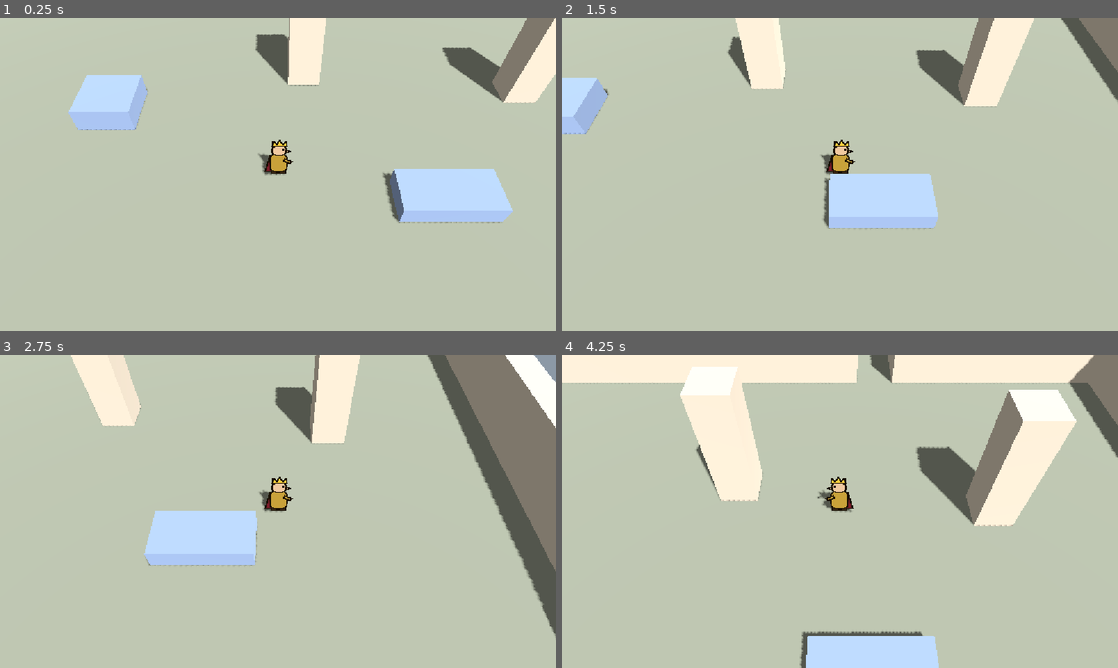
Above: before the commit, frames 1-4 (two rows, left to right).
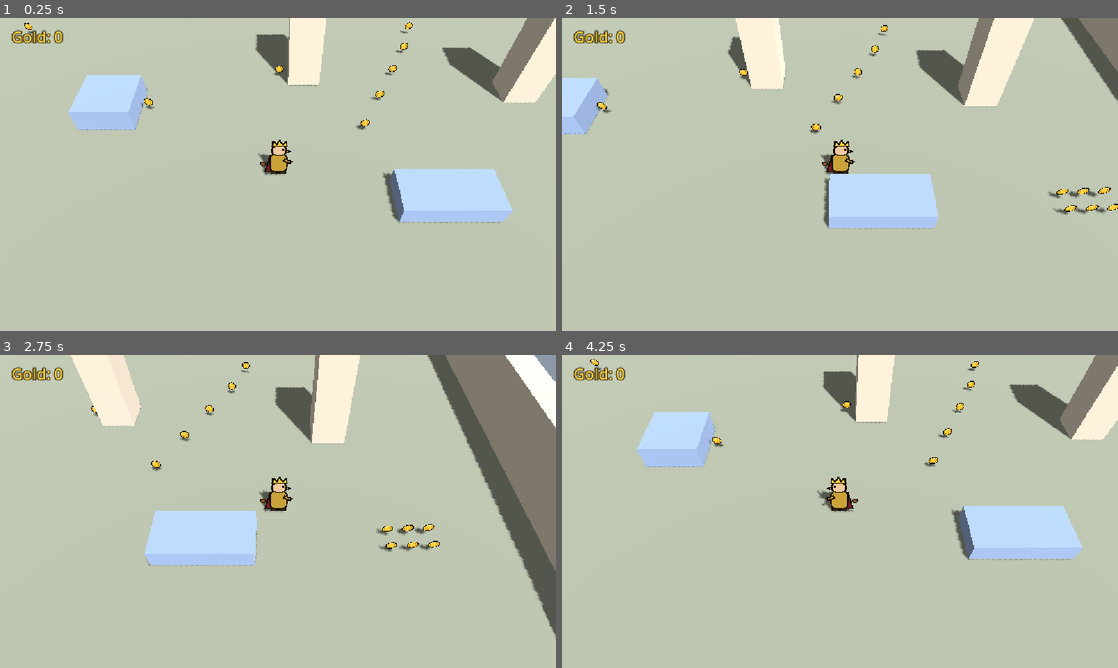
Above: after the commit, the same moments.

Repository: quonkelley/gold-king
Game: Godot game, scene res://game/prototypes/p002_gold_collection.tscn
Same seed, same stepped clock (60 frames per second), same inputs: the game is played once before the commit and once after it. Before the commit the project starts from res://game/prototypes/p001_movement_camera.tscn.
Inputs:
- Up to frame 1 (0.25 s): no input
- Up to frame 2 (1.5 s): hold D (move_right) 0.53-1.28 s; hold S (move_down) from 1.28 s (still down)
- Up to frame 3 (2.75 s): release S (move_down) at 2.03 s; hold D (move_right) from 2.03 s (still down)
- Up to frame 4 (4.25 s): release D (move_right) at 2.78 s; hold W (move_up) 2.78-3.53 s; hold A (move_left) from 3.53 s (still down); tap R (restart_test, bound only after the commit) at 4.15 s

The runs differ from the first frame. In frame 1, 0.6% of the frame differs, in the area x 2-75%, y 1-48%; in frame 2, 1.0%; in frame 3, 0.9%; in frame 4, 29%, in the area x 0-100%, y 0-100%.

Commit message:
feat: add P002 gold collection prototype
Inherited P002 scene on top of the unchanged P001 gray box:
- 20 hand-placed +1 gold pickups (0.3 m proximity trigger, collect once,
  bobbing coin art with stationary trigger, pop + sparkle).
- Scene-local gold total driving a HUD label and a provisional 3-stage
  pouch (6 / 14 thresholds) attached on the King's trailing side, no shadow.
- Shared pickup chime with max 3 overlapping voices and slight pitch variation.
- restart_test action (R / gamepad Back) reloads the scene.
- Main scene switched to P002; P001 scene remains runnable directly.

Diff:
--- /dev/null
+++ b/game/gold/gold_coin.svg
@@ -0,0 +1,6 @@
+<svg xmlns="http://www.w3.org/2000/svg" width="24" height="24" viewBox="0 0 24 24">
+  <!-- Temporary P002 placeholder gold pickup. Bold outline for contrast against the gray box. Not art direction. -->
+  <circle cx="12" cy="12" r="10" fill="#ffd23f" stroke="#1a1208" stroke-width="2"/>
+  <circle cx="12" cy="12" r="6.5" fill="none" stroke="#c98a12" stroke-width="1.5"/>
+  <path d="M7 9 Q9 5.5 13 5.5" fill="none" stroke="#fff6c8" stroke-width="1.6" stroke-linecap="round"/>
+</svg>
--- /dev/null
+++ b/game/gold/gold_pickup.gd
@@ -0,0 +1,67 @@
+extends Area3D
+## P002 prototype gold pickup: collected once when the player's body enters its small trigger.
+## Knows nothing about totals, HUD, or sound; it only reports its value and plays its own pop.
+## Prototype code; values are exported for playtesting, not final design.
+
+signal collected(value: int)
+
+## Gold awarded on collection.
+@export var value: int = 1
+
+@export_group("Bob")
+## Vertical bob amplitude of the coin art in meters. Set to 0 to disable bobbing. The trigger never moves.
+@export var bob_height: float = 0.06
+## Bob cycles per second.
+@export var bob_speed: float = 0.8
+
+@export_group("Pop")
+## Peak scale of the coin art before it shrinks away.
+@export var pop_scale: float = 1.4
+## Seconds to grow to the peak scale.
+@export var pop_grow_time: float = 0.05
+## Seconds to shrink from the peak to nothing.
+@export var pop_shrink_time: float = 0.1
+
+var _collected: bool = false
+var _coin_rest_y: float = 0.0
+var _bob_phase: float = 0.0
+
+@onready var _coin: Sprite3D = $Coin
+@onready var _sparkle: CPUParticles3D = $Sparkle
+
+
+func _ready() -> void:
+	_coin_rest_y = _coin.position.y
+	# Position-derived phase keeps neighbouring coins out of lockstep without randomness.
+	_bob_phase = global_position.x * 0.9 + global_position.z * 0.6
+	body_entered.connect(_on_body_entered)
+
+
+func _process(_delta: float) -> void:
+	if bob_height == 0.0:
+		return
+	var t: float = Time.get_ticks_msec() / 1000.0
+	_coin.position.y = _coin_rest_y + sin(t * bob_speed * TAU + _bob_phase) * bob_height
+
+
+func _on_body_entered(body: Node3D) -> void:
+	# Only the player is a CharacterBody3D in P002; the guard prevents double counting
+	# when several overlap signals arrive before monitoring switches off.
+	if _collected or not body is CharacterBody3D:
+		return
+	_collected = true
+	set_deferred("monitoring", false)
+	set_process(false)
+	collected.emit(value)
+	_play_pop()
+
+
+func _play_pop() -> void:
+	_sparkle.restart()
+	var tween: Tween = create_tween()
+	tween.tween_property(_coin, "scale", Vector3.ONE * pop_scale, pop_grow_time)
+	tween.tween_property(_coin, "scale", Vector3.ZERO, pop_shrink_time)
+	# Keep the node alive until the sparkle burst has finished, then remove it.
+	var remaining: float = maxf(_sparkle.lifetime - pop_grow_time - pop_shrink_time, 0.0)
+	tween.tween_interval(remaining)
+	tween.tween_callback(queue_free)
--- /dev/null
+++ b/game/gold/gold_pickup.tscn
@@ -0,0 +1,46 @@
+[gd_scene format=3]
+
+[ext_resource type="Script" path="res://game/gold/gold_pickup.gd" id="1_script"]
+[ext_resource type="Texture2D" path="res://game/gold/gold_coin.svg" id="2_coin"]
+
+[sub_resource type="SphereShape3D" id="SphereShape3D_trigger"]
+radius = 0.3
+
+[sub_resource type="StandardMaterial3D" id="Mat_sparkle"]
+shading_mode = 0
+albedo_color = Color(1, 0.93, 0.55, 1)
+billboard_mode = 1
+
+[sub_resource type="QuadMesh" id="QuadMesh_sparkle"]
+material = SubResource("Mat_sparkle")
+size = Vector2(0.07, 0.07)
+
+[node name="GoldPickup" type="Area3D"]
+monitorable = false
+script = ExtResource("1_script")
+
+[node name="Trigger" type="CollisionShape3D" parent="."]
+transform = Transform3D(1, 0, 0, 0, 1, 0, 0, 0, 1, 0, 0.75, 0)
+shape = SubResource("SphereShape3D_trigger")
+
+[node name="Coin" type="Sprite3D" parent="."]
+transform = Transform3D(1, 0, 0, 0, 1, 0, 0, 0, 1, 0, 0.35, 0)
+pixel_size = 0.0038
+billboard = 2
+alpha_cut = 1
+texture = ExtResource("2_coin")
+
+[node name="Sparkle" type="CPUParticles3D" parent="."]
+transform = Transform3D(1, 0, 0, 0, 1, 0, 0, 0, 1, 0, 0.35, 0)
+cast_shadow = 0
+emitting = false
+amount = 8
+lifetime = 0.35
+one_shot = true
+explosiveness = 1.0
+mesh = SubResource("QuadMesh_sparkle")
+direction = Vector3(0, 1, 0)
+spread = 70.0
+gravity = Vector3(0, -5, 0)
+initial_velocity_min = 1.5
+initial_velocity_max = 2.5
--- /dev/null
+++ b/game/prototypes/p002/gold_pouch.gd
@@ -0,0 +1,41 @@
+extends Sprite3D
+## P002 provisional pouch: shows one of three fill stages for the current gold total and
+## stays on the King's trailing (cape) side, mirroring his left/right facing.
+## Purely visual: no collision, no shadow, no effect on movement. Hide the node to compare without it.
+## Prototype code; not a character-design commitment.
+
+## The King's sprite whose facing this pouch mirrors.
+@export var king_visual: Sprite3D
+
+@export_group("Stages")
+## Gold total at which the pouch switches from low to partly filled.
+@export var partial_at: int = 6
+## Gold total at which the pouch switches to overflowing.
+@export var overflowing_at: int = 14
+@export var low_texture: Texture2D
+@export var partial_texture: Texture2D
+@export var overflowing_texture: Texture2D
+
+var _side_offset_x: float = 0.0
+
+
+func _ready() -> void:
+	_side_offset_x = absf(position.x)
+	show_total(0)
+
+
+func _process(_delta: float) -> void:
+	if king_visual == null:
+		return
+	flip_h = king_visual.flip_h
+	# The King's art faces right when unflipped, so his trailing side is -X; mirror when he turns.
+	position.x = _side_offset_x if flip_h else -_side_offset_x
+
+
+func show_total(total: int) -> void:
+	if total >= overflowing_at:
+		texture = overflowing_texture
+	elif total >= partial_at:
+		texture = partial_texture
+	else:
+		texture = low_texture
--- /dev/null
+++ b/game/prototypes/p002/pouch_low.svg
@@ -0,0 +1,7 @@
+<svg xmlns="http://www.w3.org/2000/svg" width="32" height="32" viewBox="0 0 32 32">
+  <!-- Temporary P002 pouch, stage 1 (empty/low). Provisional prototype visual, not character design. -->
+  <g stroke="#1a1208" stroke-width="1.5" stroke-linejoin="round">
+    <path d="M12 21 Q9 30 16 30 Q23 30 20 21 Z" fill="#8a5a2b"/>
+    <rect x="12" y="19.5" width="8" height="2.5" rx="1" fill="#5e3b1a"/>
+  </g>
+</svg>
--- /dev/null
+++ b/game/prototypes/p002/pouch_overflowing.svg
@@ -0,0 +1,12 @@
+<svg xmlns="http://www.w3.org/2000/svg" width="32" height="32" viewBox="0 0 32 32">
+  <!-- Temporary P002 pouch, stage 3 (overflowing). Provisional prototype visual, not character design. -->
+  <g stroke="#1a1208" stroke-width="1.5" stroke-linejoin="round">
+    <path d="M9 16 Q1 31 16 31 Q31 31 23 16 Z" fill="#8a5a2b"/>
+    <circle cx="11.5" cy="13" r="3.2" fill="#ffd23f"/>
+    <circle cx="20.5" cy="13" r="3.2" fill="#ffd23f"/>
+    <circle cx="16" cy="9.5" r="3.4" fill="#ffd23f"/>
+    <circle cx="16" cy="14.5" r="3.2" fill="#ffd23f"/>
+    <circle cx="25" cy="22" r="2.6" fill="#ffd23f"/>
+    <rect x="9" y="15.5" width="14" height="2.5" rx="1" fill="#5e3b1a"/>
+  </g>
+</svg>
--- /dev/null
+++ b/game/prototypes/p002/pouch_partial.svg
@@ -0,0 +1,8 @@
+<svg xmlns="http://www.w3.org/2000/svg" width="32" height="32" viewBox="0 0 32 32">
+  <!-- Temporary P002 pouch, stage 2 (partly filled). Provisional prototype visual, not character design. -->
+  <g stroke="#1a1208" stroke-width="1.5" stroke-linejoin="round">
+    <path d="M11 17 Q4 30 16 30 Q28 30 21 17 Z" fill="#8a5a2b"/>
+    <circle cx="16" cy="16" r="3" fill="#ffd23f"/>
+    <rect x="11" y="16.5" width="10" height="2.5" rx="1" fill="#5e3b1a"/>
+  </g>
+</svg>
--- /dev/null
+++ b/game/prototypes/p002_gold_collection.gd
@@ -0,0 +1,37 @@
+extends Node3D
+## P002 prototype controller: owns the run's single gold total and routes pickups to the
+## HUD label, the provisional pouch, and the shared pickup sound. Also handles test reset.
+## Prototype-local by design; not an inventory or economy system.
+
+const GoldPickup := preload("res://game/gold/gold_pickup.gd")
+const GoldPouch := preload("res://game/prototypes/p002/gold_pouch.gd")
+
+var gold_total: int = 0
+
+@onready var _gold_label: Label = $HUD/GoldLabel
+@onready var _pouch: GoldPouch = $Player/Pouch
+# Shared player so the sound survives the pickup freeing itself; its max_polyphony caps overlap.
+@onready var _pickup_sound: AudioStreamPlayer = $PickupSound
+
+
+func _ready() -> void:
+	for pickup: GoldPickup in $Gold.get_children():
+		pickup.collected.connect(_on_gold_collected)
+	_show_total()
+
+
+func _unhandled_input(event: InputEvent) -> void:
+	if event.is_action_pressed("restart_test"):
+		# Reloading restores every pickup, the total, the pouch, and the player start position.
+		get_tree().reload_current_scene()
+
+
+func _on_gold_collected(value: int) -> void:
+	gold_total += value
+	_show_total()
+	_pickup_sound.play()
+
+
+func _show_total() -> void:
+	_gold_label.text = "Gold: %d" % gold_total
+	_pouch.show_total(gold_total)
--- /dev/null
+++ b/game/prototypes/p002_gold_collection.tscn
@@ -0,0 +1,111 @@
+[gd_scene format=3]
+
+[ext_resource type="PackedScene" path="res://game/prototypes/p001_movement_camera.tscn" id="1_base"]
+[ext_resource type="Script" path="res://game/prototypes/p002_gold_collection.gd" id="2_script"]
+[ext_resource type="PackedScene" path="res://game/gold/gold_pickup.tscn" id="3_pickup"]
+[ext_resource type="Script" path="res://game/prototypes/p002/gold_pouch.gd" id="4_pouch_script"]
+[ext_resource type="Texture2D" path="res://game/prototypes/p002/pouch_low.svg" id="5_pouch_low"]
+[ext_resource type="Texture2D" path="res://game/prototypes/p002/pouch_partial.svg" id="6_pouch_partial"]
+[ext_resource type="Texture2D" path="res://game/prototypes/p002/pouch_overflowing.svg" id="7_pouch_overflowing"]
+[ext_resource type="AudioStream" path="res://game/gold/gold_pickup.wav" id="8_chime"]
+
+[sub_resource type="AudioStreamRandomizer" id="AudioStreamRandomizer_chime"]
+random_pitch = 1.06
+streams_count = 1
+stream_0/stream = ExtResource("8_chime")
+
+[node name="P002GoldCollection" instance=ExtResource("1_base")]
+script = ExtResource("2_script")
+
+[node name="Pouch" type="Sprite3D" parent="Player" node_paths=PackedStringArray("king_visual")]
+transform = Transform3D(1, 0, 0, 0, 1, 0, 0, 0, 1, -0.47, 0.6, -0.05)
+cast_shadow = 0
+pixel_size = 0.004
+billboard = 2
+alpha_cut = 1
+texture = ExtResource("5_pouch_low")
+script = ExtResource("4_pouch_script")
+king_visual = NodePath("../Visual")
+low_texture = ExtResource("5_pouch_low")
+partial_texture = ExtResource("6_pouch_partial")
+overflowing_texture = ExtResource("7_pouch_overflowing")
+
+[node name="Gold" type="Node3D" parent="."]
+
+[node name="Isolated" parent="Gold" instance=ExtResource("3_pickup")]
+transform = Transform3D(1, 0, 0, 0, 1, 0, 0, 0, 1, -11, 0, 0)
+
+[node name="Trail1" parent="Gold" instance=ExtResource("3_pickup")]
+transform = Transform3D(1, 0, 0, 0, 1, 0, 0, 0, 1, 3, 0, 6)
+
+[node name="Trail2" parent="Gold" instance=ExtResource("3_pickup")]
+transform = Transform3D(1, 0, 0, 0, 1, 0, 0, 0, 1, 3.75, 0, 4.5)
+
+[node name="Trail3" parent="Gold" instance=ExtResource("3_pickup")]
+transform = Transform3D(1, 0, 0, 0, 1, 0, 0, 0, 1, 4.5, 0, 3)
+
+[node name="Trail4" parent="Gold" instance=ExtResource("3_pickup")]
+transform = Transform3D(1, 0, 0, 0, 1, 0, 0, 0, 1, 5.25, 0, 1.5)
+
+[node name="Trail5" parent="Gold" instance=ExtResource("3_pickup")]
+transform = Transform3D(1, 0, 0, 0, 1, 0, 0, 0, 1, 5.75, 0, 0)
+
+[node name="Passage" parent="Gold" instance=ExtResource("3_pickup")]
+transform = Transform3D(1, 0, 0, 0, 1, 0, 0, 0, 1, 5.75, 0, -5)
+
+[node name="Cluster1" parent="Gold" instance=ExtResource("3_pickup")]
+transform = Transform3D(1, 0, 0, 0, 1, 0, 0, 0, 1, 10.4, 0, 8.7)
+
+[node name="Cluster2" parent="Gold" instance=ExtResource("3_pickup")]
+transform = Transform3D(1, 0, 0, 0, 1, 0, 0, 0, 1, 11, 0, 8.7)
+
+[node name="Cluster3" parent="Gold" instance=ExtResource("3_pickup")]
+transform = Transform3D(1, 0, 0, 0, 1, 0, 0, 0, 1, 11.6, 0, 8.7)
+
+[node name="Cluster4" parent="Gold" instance=ExtResource("3_pickup")]
+transform = Transform3D(1, 0, 0, 0, 1, 0, 0, 0, 1, 10.4, 0, 9.3)
+
+[node name="Cluster5" parent="Gold" instance=ExtResource("3_pickup")]
+transform = Transform3D(1, 0, 0, 0, 1, 0, 0, 0, 1, 11, 0, 9.3)
+
+[node name="Cluster6" parent="Gold" instance=ExtResource("3_pickup")]
+transform = Transform3D(1, 0, 0, 0, 1, 0, 0, 0, 1, 11.6, 0, 9.3)
+
+[node name="BesideLowBlockA" parent="Gold" instance=ExtResource("3_pickup")]
+transform = Transform3D(1, 0, 0, 0, 1, 0, 0, 0, 1, -4.65, 0, 5)
+
+[node name="BesidePillarA" parent="Gold" instance=ExtResource("3_pickup")]
+transform = Transform3D(1, 0, 0, 0, 1, 0, 0, 0, 1, 0.05, 0, 3)
+
+[node name="BesideDivider" parent="Gold" instance=ExtResource("3_pickup")]
+transform = Transform3D(1, 0, 0, 0, 1, 0, 0, 0, 1, -2, 0, -2.65)
+
+[node name="BehindPillarB" parent="Gold" instance=ExtResource("3_pickup")]
+transform = Transform3D(1, 0, 0, 0, 1, 0, 0, 0, 1, 9, 0, 3.05)
+
+[node name="North1" parent="Gold" instance=ExtResource("3_pickup")]
+transform = Transform3D(1, 0, 0, 0, 1, 0, 0, 0, 1, 3, 0, -10)
+
+[node name="North2" parent="Gold" instance=ExtResource("3_pickup")]
+transform = Transform3D(1, 0, 0, 0, 1, 0, 0, 0, 1, -1, 0, -11.5)
+
+[node name="NorthCorner" parent="Gold" instance=ExtResource("3_pickup")]
+transform = Transform3D(1, 0, 0, 0, 1, 0, 0, 0, 1, -12, 0, -12)
+
+[node name="PickupSound" type="AudioStreamPlayer" parent="."]
+stream = SubResource("AudioStreamRandomizer_chime")
+volume_db = -6.0
+max_polyphony = 3
+
+[node name="HUD" type="CanvasLayer" parent="."]
+
+[node name="GoldLabel" type="Label" parent="HUD"]
+offset_left = 24.0
+offset_top = 16.0
+offset_right = 224.0
+offset_bottom = 64.0
+theme_override_colors/font_color = Color(1, 0.84, 0.25, 1)
+theme_override_colors/font_outline_color = Color(0.1, 0.07, 0.03, 1)
+theme_override_constants/outline_size = 8
+theme_override_font_sizes/font_size = 32
+text = "Gold: 0"
--- a/project.godot
+++ b/project.godot
@@ -11,7 +11,7 @@
 [application]
 
 config/name="Gold King"
-run/main_scene="res://game/prototypes/p001_movement_camera.tscn"
+run/main_scene="res://game/prototypes/p002_gold_collection.tscn"
 config/features=PackedStringArray("4.7", "Mobile")
 config/icon="res://icon.svg"
 
@@ -50,6 +50,12 @@
 , Object(InputEventJoypadMotion,"resource_local_to_scene":false,"resource_name":"","device":-1,"axis":1,"axis_value":1.0,"script":null)
 ]
 }
+restart_test={
+"deadzone": 0.2,
+"events": [Object(InputEventKey,"resource_local_to_scene":false,"resource_name":"","device":-1,"window_id":0,"alt_pressed":false,"shift_pressed":false,"ctrl_pressed":false,"meta_pressed":false,"pressed":false,"keycode":0,"physical_keycode":82,"key_label":0,"unicode":114,"location":0,"echo":false,"script":null)
+, Object(InputEventJoypadButton,"resource_local_to_scene":false,"resource_name":"","device":-1,"button_index":4,"pressure":0.0,"pressed":false,"script":null)
+]
+}
 
 [physics]
 
Not shown, added: game/gold/gold_coin.svg.import
Not shown, added: game/gold/gold_pickup.gd.uid
Not shown, added: game/gold/gold_pickup.wav.import
Not shown, added: game/prototypes/p002/gold_pouch.gd.uid
Not shown, added: game/prototypes/p002/pouch_low.svg.import
Not shown, added: game/prototypes/p002/pouch_overflowing.svg.import
Not shown, added: game/prototypes/p002/pouch_partial.svg.import
Not shown, added: game/prototypes/p002_gold_collection.gd.uid
Not shown, added: game/gold/gold_pickup.wav
